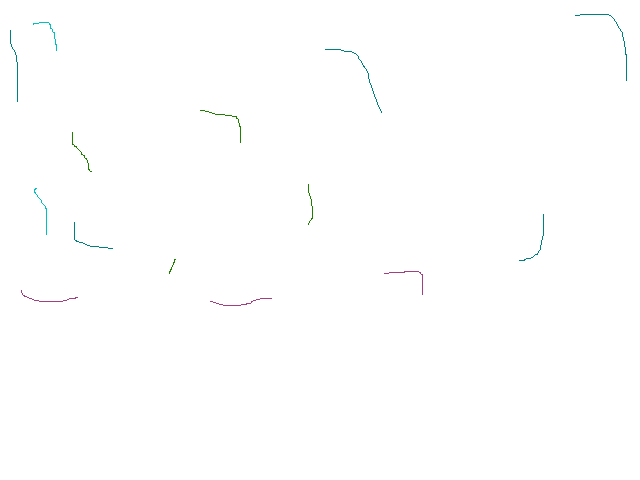
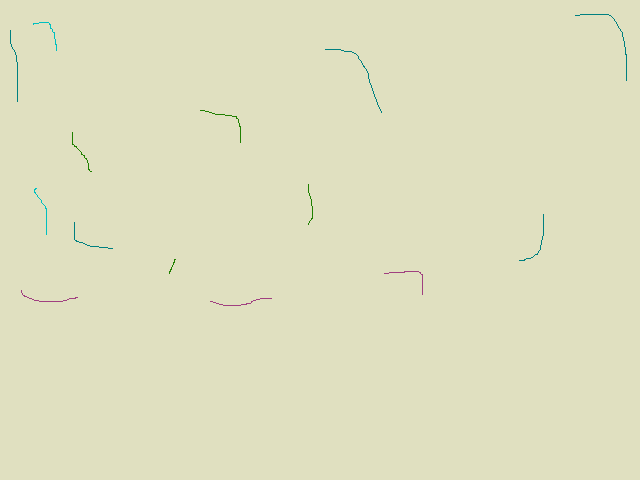
Comparing the layer stacks of the two 640x480 images. Changes:
painted on "Background" over [0, 0, 640, 480]
painted on "5_randomLow.png" over [0, 0, 640, 480]
